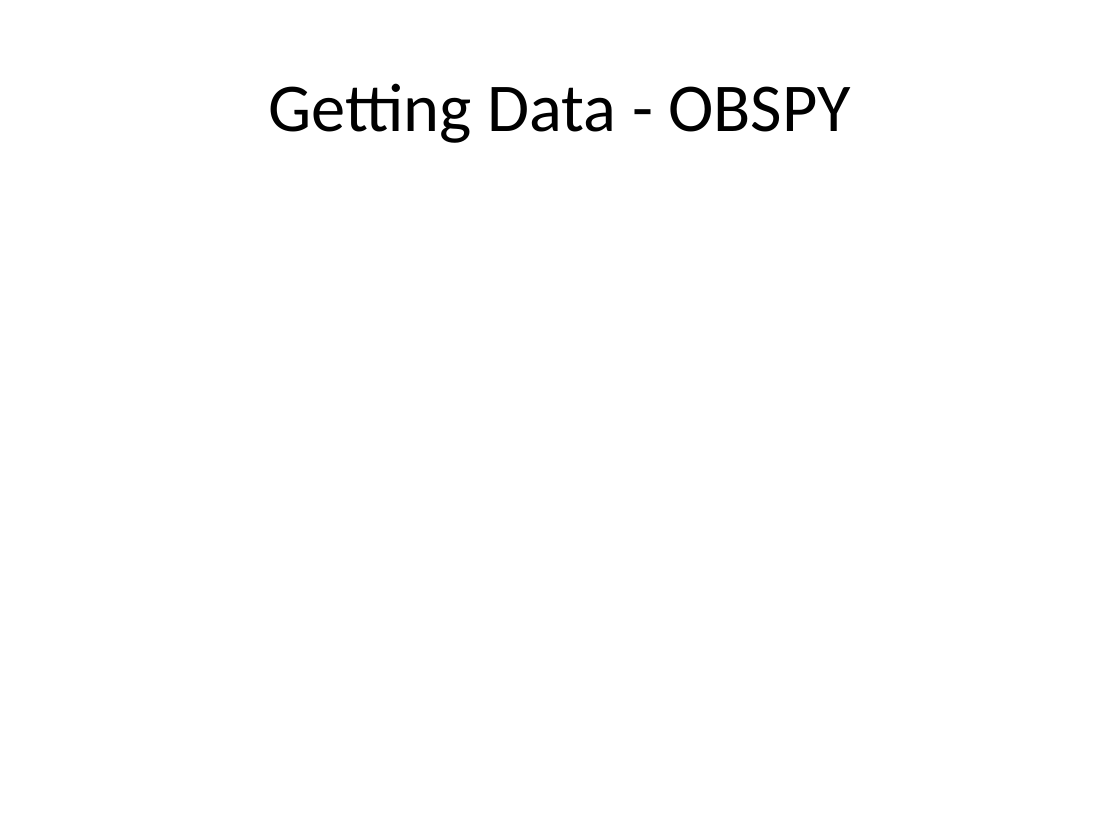
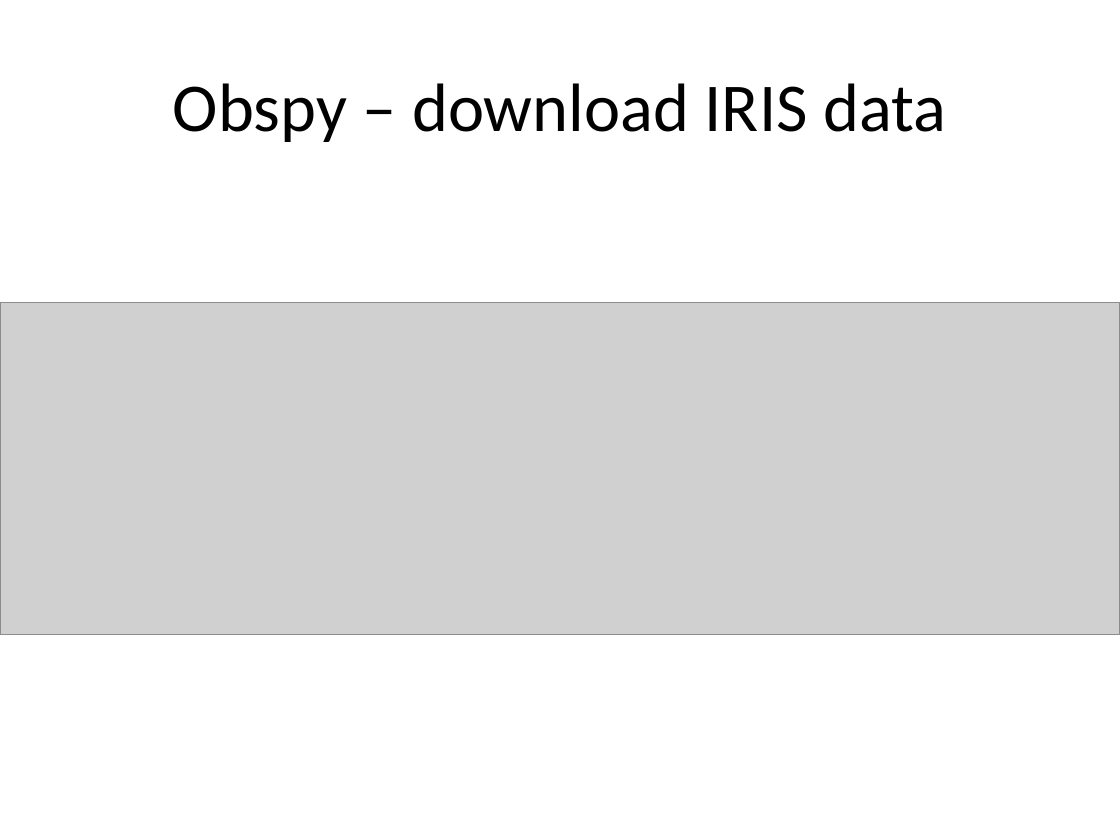
Before and after one commit to lkloh/USArray, a slide deck: slide 25 of AIMBAT/AIMBAT.pptx (slide 5 before the commit). Drawn at 1120x840 pixels with LibreOffice and Linux fonts; fonts in the diff are those of the drawing; grey boxes stand for pictures. Boxes give left, top, right and bottom in pixels: in the first picture for what was removed or moved away, otherwise in the second. Text is boxed around its words. In the diff, an @@ line names an element or a change of style, - is before the commit and + after.

```diff
--- a/AIMBAT/AIMBAT.pptx
+++ b/AIMBAT/AIMBAT.pptx
@@ title at (x1=173, y1=83, x2=946, y2=142): text changed @@
-Getting Data - OBSPY
+Obspy – download IRIS data
@@ picture added at (x1=0, y1=302, x2=1120, y2=635) @@
```
Also in this commit, not shown: 4 other slides changed, 27 slides added, 1 slide removed, 1 other file.
